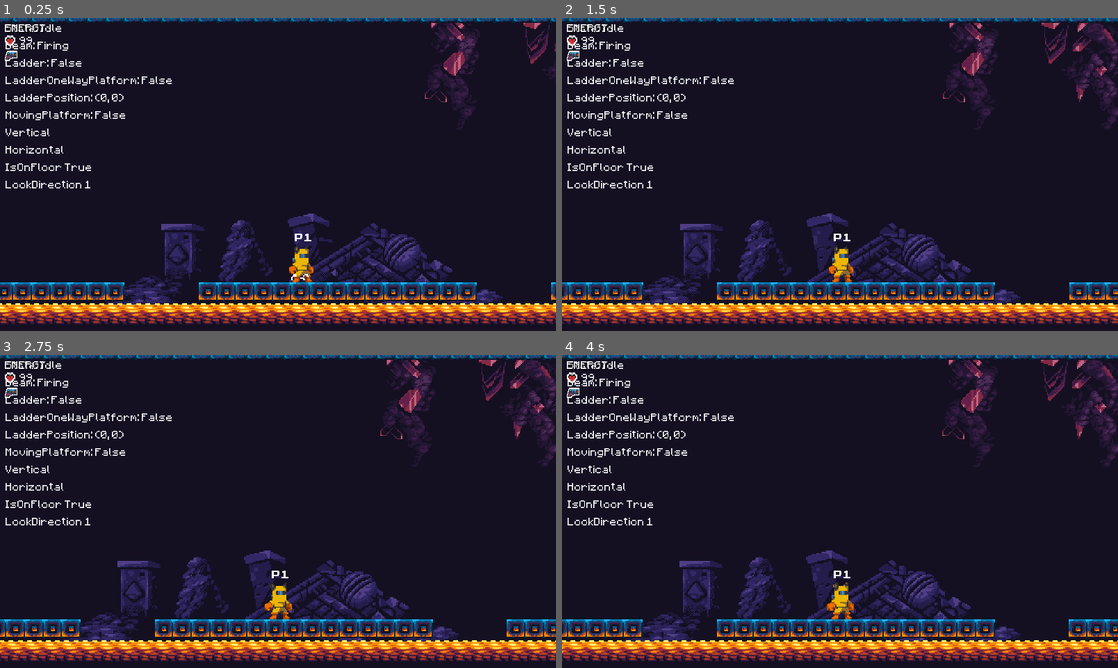
Above: before the commit, frames 1-4 (two rows, left to right).
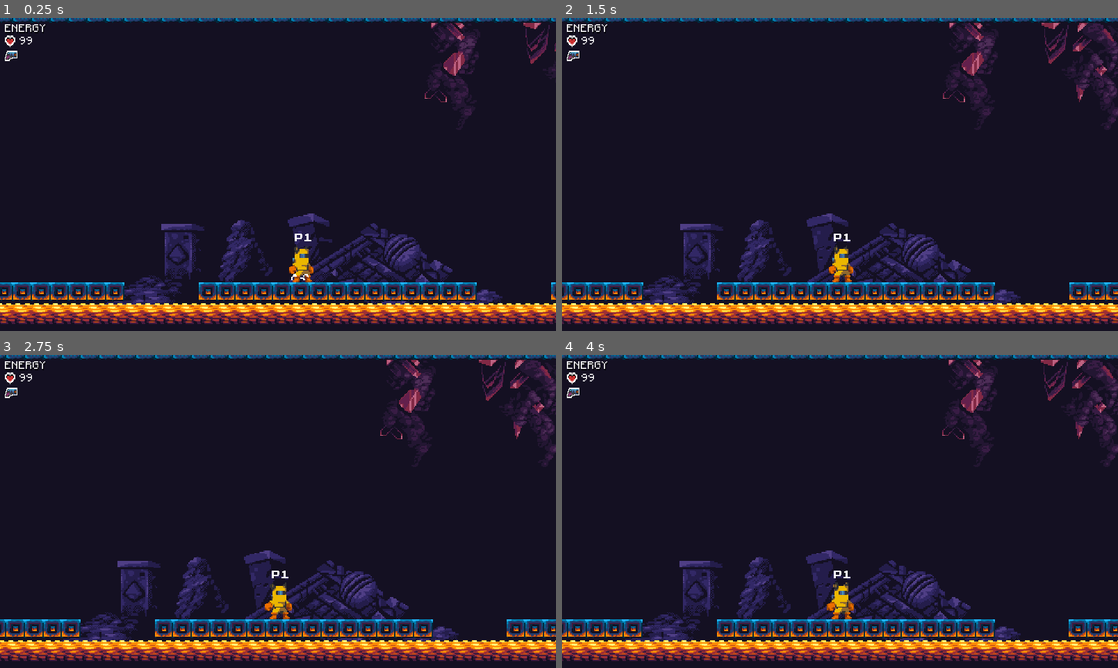
Above: after the commit, the same moments.

Repository: Levrault/philemon-adventure
Game: Godot game, scene res://src/World/Room/Room20.tscn
The game is run twice, just before and just after one commit, with the same random seed, the same clock (stepped at 60 frames per second) and the same inputs. This scene is started directly instead of the project's main scene.
Inputs (mouse positions are in pixels of both pictures, inside the frame that each line leads up to):
- Up to frame 1 (0.25 s): no input
- Up to frame 2 (1.5 s): tap Enter (ui_accept) at 0.5 s; move the mouse to (962, 158) at 0.52 s; hold D (ui_right) from 0.53 s (still down); click (962, 158) at 0.67 s; tap U (jump_1) at 0.77 s; move the mouse to (728, 190) at 1.27 s
- Up to frame 3 (2.75 s): tap U (jump_1) at 1.52 s; tap Enter (ui_accept) at 2 s; move the mouse to (333, 442) at 2.02 s; release D (ui_right) at 2.03 s; hold A (ui_left) from 2.03 s (still down)
- Up to frame 4 (4 s): move the mouse to (812, 574) at 2.77 s; release A (ui_left) at 2.78 s; hold D (ui_right) from 2.78 s (still down); click (812, 574) at 2.92 s; tap U (jump_1) at 3.02, 3.77 s; tap Enter (ui_accept) at 3.5 s; move the mouse to (1006, 558) at 3.52 s

The runs differ from the first frame. In frame 1, 1.4% of the frame differs, in the area x 1-31%, y 2-55%; in frame 2, 1.4%; in frame 3, 1.4%; in frame 4, 1.4%.

Commit message:
boss outro

Diff:
--- a/project.godot
+++ b/project.godot
@@ -399,6 +399,7 @@
 card_lvl_3_unlocked=false
 card_lvl_4_unlocked=false
 skip_boss_cinematic=false
+kill_boss=false
 
 [input]
 
--- a/src/Autoload/Events.gd
+++ b/src/Autoload/Events.gd
@@ -84,6 +84,10 @@
 signal beam_selected(beam_type)
 signal beam_unlocked(beam_type)
 
+# boss
+signal boss_defeated
+signal boss_explosed
+
 # card
 signal card_unlocked(card_type)
 
--- a/src/Enemies/Boss/Boss.gd
+++ b/src/Enemies/Boss/Boss.gd
@@ -44,9 +44,7 @@
 	if stats.health > 0 and not source.is_instakill:
 		skin.hit_flash()
 		return
-
-	Global.add_child_to_root(resource.explosion.instance(), global_position)
-	call_deferred("queue_free")
+	state_machine.transition_to("Die")
 
 
 func set_look_direction(value: int) -> void:
--- a/src/Enemies/Boss/Boss.tscn
+++ b/src/Enemies/Boss/Boss.tscn
@@ -6,7 +6,7 @@
 [ext_resource path="res://src/Enemies/Boss/States/Idle.gd" type="Script" id=4]
 [ext_resource path="res://src/Enemies/Boss/States/Attack.gd" type="Script" id=5]
 [ext_resource path="res://src/Enemies/Boss/States/Die.gd" type="Script" id=6]
-[ext_resource path="res://src/Enemies/Boss/States/Hit.gd" type="Script" id=7]
+[ext_resource path="res://src/Enemies/Boss/Explosions.gd" type="Script" id=7]
 [ext_resource path="res://src/Commons/Combat/DamageSource.tscn" type="PackedScene" id=8]
 [ext_resource path="res://src/Commons/Combat/Hitbox.tscn" type="PackedScene" id=9]
 [ext_resource path="res://src/Commons/StateMachine/StateMachine.gd" type="Script" id=10]
@@ -54,6 +54,52 @@
 position = Vector2( 0, -8 )
 cast_to = Vector2( 0, 25 )
 
+[node name="Explosions" type="Node2D" parent="Skin"]
+script = ExtResource( 7 )
+
+[node name="Explosion1" type="Position2D" parent="Skin/Explosions"]
+position = Vector2( 9, -5.5 )
+
+[node name="Explosion2" type="Position2D" parent="Skin/Explosions"]
+position = Vector2( -11.5, -8.5 )
+
+[node name="Explosion3" type="Position2D" parent="Skin/Explosions"]
+position = Vector2( 6, 8.5 )
+
+[node name="Explosion8" type="Position2D" parent="Skin/Explosions"]
+position = Vector2( -17, 5 )
+
+[node name="Explosion9" type="Position2D" parent="Skin/Explosions"]
+position = Vector2( -24, -12.5 )
+
+[node name="Explosion10" type="Position2D" parent="Skin/Explosions"]
+position = Vector2( -24, 0 )
+
+[node name="Explosion11" type="Position2D" parent="Skin/Explosions"]
+position = Vector2( -24, 15 )
+
+[node name="Explosion12" type="Position2D" parent="Skin/Explosions"]
+position = Vector2( 0, 15 )
+
+[node name="Explosion13" type="Position2D" parent="Skin/Explosions"]
+position = Vector2( 18, 15 )
+
+[node name="Explosion14" type="Position2D" parent="Skin/Explosions"]
+position = Vector2( 18, 0 )
+
+[node name="Explosion15" type="Position2D" parent="Skin/Explosions"]
+position = Vector2( 18, -14.5 )
+
+[node name="Explosion16" type="Position2D" parent="Skin/Explosions"]
+position = Vector2( 0, -15 )
+
+[node name="Timer" type="Timer" parent="Skin/Explosions"]
+wait_time = 0.35
+
+[node name="AnimationLength" type="Timer" parent="Skin/Explosions"]
+wait_time = 2.0
+one_shot = true
+
 [node name="StateMachine" type="Node2D" parent="."]
 script = ExtResource( 10 )
 initial_state = NodePath("Idle")
@@ -75,9 +121,6 @@
 
 [node name="Timer" type="Timer" parent="StateMachine/RecoverAttack"]
 one_shot = true
-
-[node name="Hit" type="Node" parent="StateMachine"]
-script = ExtResource( 7 )
 
 [node name="Die" type="Node" parent="StateMachine"]
 script = ExtResource( 6 )
--- a/src/Enemies/Boss/BossSkin.tscn
+++ b/src/Enemies/Boss/BossSkin.tscn
@@ -127,7 +127,7 @@
 
 [sub_resource type="Animation" id=5]
 resource_name = "take_damage"
-length = 0.4
+length = 0.3
 tracks/0/type = "value"
 tracks/0/path = NodePath("Sprite:frame")
 tracks/0/interp = 1
@@ -135,21 +135,20 @@
 tracks/0/imported = false
 tracks/0/enabled = true
 tracks/0/keys = {
-"times": PoolRealArray( 0, 0.1, 0.2, 0.3 ),
-"transitions": PoolRealArray( 1, 1, 1, 1 ),
+"times": PoolRealArray( 0, 0.1, 0.2 ),
+"transitions": PoolRealArray( 1, 1, 1 ),
 "update": 1,
-"values": [ 13, 14, 15, 16 ]
+"values": [ 13, 14, 15 ]
 }
 
 [node name="BossSkin" instance=ExtResource( 1 )]
 scale = Vector2( 2, 2 )
 
 [node name="Sprite" parent="." index="0"]
-modulate = Color( 1, 0.439216, 0.439216, 1 )
 material = SubResource( 3 )
 texture = ExtResource( 2 )
 hframes = 24
-frame = 6
+frame = 13
 
 [node name="AnimationPlayer" parent="." index="1"]
 anims/attack = SubResource( 4 )
--- /dev/null
+++ b/src/Enemies/Boss/Explosions.gd
@@ -0,0 +1,43 @@
+extends Node2D
+
+const AIR_EXPLOSION = preload("res://src/VFX/AirExplosion.tscn")
+
+var index := 0
+var explosions = []
+
+onready var timer: Timer = $Timer
+onready var animation_length: Timer = $AnimationLength
+
+
+func _ready() -> void:
+	Events.connect("boss_defeated", self, "_on_Boss_defeated")
+	timer.connect("timeout", self, "_on_Timeout")
+	animation_length.connect("timeout", self, "_on_Animation_length_timeout")
+	for child in get_children():
+		if child is Position2D:
+			explosions.append(child)
+
+
+func _on_Boss_defeated() -> void:
+	Events.connect("cinematic_animation_finished", self, "_on_Cinematic_animation_finished")
+
+
+func _on_Timeout() -> void:
+	index += 1
+	if index > explosions.size() - 1:
+		index = 0
+	Global.add_child_to_root(AIR_EXPLOSION.instance(), explosions[index].global_position)
+
+
+func _on_Animation_length_timeout() -> void:
+	timer.stop()
+	for explosion in explosions:
+		Global.add_child_to_root(AIR_EXPLOSION.instance(), explosion.global_position)
+	owner.queue_free()
+	Events.emit_signal("boss_explosed")
+
+
+func _on_Cinematic_animation_finished() -> void:
+	explosions[index].add_child(AIR_EXPLOSION.instance())
+	timer.start()
+	animation_length.start()
--- a/src/Enemies/Boss/States/Die.gd
+++ b/src/Enemies/Boss/States/Die.gd
@@ -10,7 +10,8 @@
 
 
 func enter(msg: Dictionary = {}) -> void:
-	return
+	owner.skin.play("take_damage")
+	Events.emit_signal("boss_defeated")
 
 
 func exit() -> void:
--- a/src/Enemies/Boss/States/RecoverAttack.gd
+++ b/src/Enemies/Boss/States/RecoverAttack.gd
@@ -19,7 +19,6 @@
 	if not can_recover:
 		return
 	if owner.target.global_position.distance_to(owner.global_position) < 1:
-		owner.change_target()
 		_state_machine.transition_to("Move")
 		return
 
@@ -39,6 +38,7 @@
 
 
 func exit() -> void:
+	timer.stop()
 	timer.disconnect("timeout", self, "_on_Timeout")
 	can_recover = false
 
--- a/src/Player/Player.tscn
+++ b/src/Player/Player.tscn
@@ -96,9 +96,6 @@
 }
 coop_player_index = 3
 
-[node name="DebugCanvasLayer" parent="." index="18"]
-visible = true
-
 [node name="HUD" type="CanvasLayer" parent="." index="20"]
 
 [node name="Control" type="Control" parent="HUD" index="0"]
--- a/src/Scripts/Room20_BossIntro.gd
+++ b/src/Scripts/Room20_BossIntro.gd
@@ -3,8 +3,7 @@
 onready var boss = $"../../Enemies/Boss"
 onready var animation_player = $AnimationPlayer
 onready var trigger_zone = $TriggerZone
-onready var force_field = $ForceField
-
+onready var force_field: Node2D = $"../ForceField"
 
 func _ready() -> void:
 	yield(owner, "ready")
@@ -18,7 +17,6 @@
 	force_field.disabled = true
 	animation_player.play("sequence_00")
 	animation_player.connect("animation_finished", self, "_on_Animation_finished")
-
 
 
 func display_text() -> void:
@@ -42,6 +40,7 @@
 func _on_Cinematic_ended() -> void:
 	Events.emit_signal("player_input_enabled")
 	boss.active()
+	queue_free()
 
 
 func _on_Animation_finished(anim_name: String) -> void:
--- /dev/null
+++ b/src/Scripts/Room20_BossOutro.gd
@@ -0,0 +1,35 @@
+extends Node2D
+
+const AIR_EXPLOSION = preload("res://src/VFX/AirExplosion.tscn")
+const CARD_UPGRADE = preload("res://src/Upgrade/CardUpgrade.tscn")
+
+onready var boss = $"../../Enemies/Boss"
+onready var force_field: Node2D = $"../ForceField"
+onready var position_2d: Position2D = $Position2D
+
+
+func _ready() -> void:
+	yield(owner, "ready")
+	Events.connect("boss_defeated", self, "_on_Boss_defeated")
+	Events.connect("boss_explosed", self, "_on_Boss_explosed")
+
+
+func _on_Boss_defeated() -> void:
+	force_field.disabled = true
+	Events.emit_signal("player_input_disabled")
+	Events.emit_signal("cinematic_transition_started")
+
+
+func _on_Boss_explosed() -> void:
+	var timer = Timer.new()
+	timer.one_shot = true
+	timer.wait_time = 1.75
+	add_child(timer)
+	timer.start()
+	yield(timer, "timeout")
+	Global.add_child_to_root(AIR_EXPLOSION.instance(), position_2d.global_position)
+	var card_upgrade = CARD_UPGRADE.instance()
+	card_upgrade.type = GameManager.Card.LVL_4
+	Global.add_child_to_root(card_upgrade, position_2d.global_position)
+	Events.emit_signal("cinematic_transition_ended")
+	Events.emit_signal("player_input_enabled")
--- /dev/null
+++ b/src/Scripts/Room20_DebugBoss.gd
@@ -0,0 +1,21 @@
+extends Node2D
+
+onready var boss: KinematicBody2D = $"../../Enemies/Boss"
+onready var timer: Timer = $Timer
+
+
+func _ready() -> void:
+	yield(owner, "ready")
+	if OS.has_feature("debug"):
+		if ProjectSettings.get_setting("game/kill_boss"):
+			timer.connect("timeout", self, "_on_timeout")
+			timer.start()
+			return
+	queue_free()
+
+
+func _on_timeout() -> void:
+	var damage := DamageSource.new()
+	damage.damage = 10000
+	damage.is_instakill = true
+	boss.take_damage(Hit.new(damage))
--- a/src/World/Room/Room20.tscn
+++ b/src/World/Room/Room20.tscn
@@ -6,6 +6,8 @@
 [ext_resource path="res://src/Scripts/Room20_BossIntro.gd" type="Script" id=4]
 [ext_resource path="res://src/Enemies/Boss/TriggerExplosion.gd" type="Script" id=5]
 [ext_resource path="res://src/Commons/Combat/DamageSource.tscn" type="PackedScene" id=6]
+[ext_resource path="res://src/Scripts/Room20_BossOutro.gd" type="Script" id=7]
+[ext_resource path="res://src/Scripts/Room20_DebugBoss.gd" type="Script" id=8]
 
 [sub_resource type="RectangleShape2D" id=7]
 extents = Vector2( 312, 12.5 )
@@ -102,7 +104,15 @@
 position = Vector2( 272, -16 )
 shape = SubResource( 7 )
 
-[node name="BossIntro" type="Node2D" parent="Props" index="0"]
+[node name="ForceField" parent="Props" index="0" instance=ExtResource( 3 )]
+position = Vector2( -200, 80 )
+type = 3
+
+[node name="ForceField2" parent="Props" index="1" instance=ExtResource( 3 )]
+position = Vector2( 408, 80 )
+type = 3
+
+[node name="BossIntro" type="Node2D" parent="Props" index="2"]
 script = ExtResource( 4 )
 
 [node name="TriggerZone" type="Area2D" parent="Props/BossIntro" index="0"]
@@ -114,18 +124,23 @@
 position = Vector2( -16, 0 )
 shape = SubResource( 1 )
 
-[node name="ForceField" parent="Props/BossIntro" index="1" instance=ExtResource( 3 )]
-position = Vector2( -200, 80 )
-type = 3
-
-[node name="ForceField2" parent="Props/BossIntro" index="2" instance=ExtResource( 3 )]
-position = Vector2( 408, 80 )
-type = 3
-
-[node name="AnimationPlayer" type="AnimationPlayer" parent="Props/BossIntro" index="3"]
+[node name="AnimationPlayer" type="AnimationPlayer" parent="Props/BossIntro" index="1"]
 anims/RESET = SubResource( 2 )
 anims/sequence_00 = SubResource( 4 )
 anims/sequence_01 = SubResource( 3 )
+
+[node name="BossOutro" type="Node2D" parent="Props" index="3"]
+script = ExtResource( 7 )
+
+[node name="Position2D" type="Position2D" parent="Props/BossOutro" index="0"]
+position = Vector2( 104, 85 )
+
+[node name="DebugBoss" type="Node2D" parent="Props" index="4"]
+script = ExtResource( 8 )
+
+[node name="Timer" type="Timer" parent="Props/DebugBoss" index="0"]
+wait_time = 0.5
+one_shot = true
 
 [node name="Boss" parent="Enemies" index="0" instance=ExtResource( 2 )]
 position = Vector2( 248, -40 )
Not shown: 1 places in src/World/Room/Room20.tscn that only renumber resources
